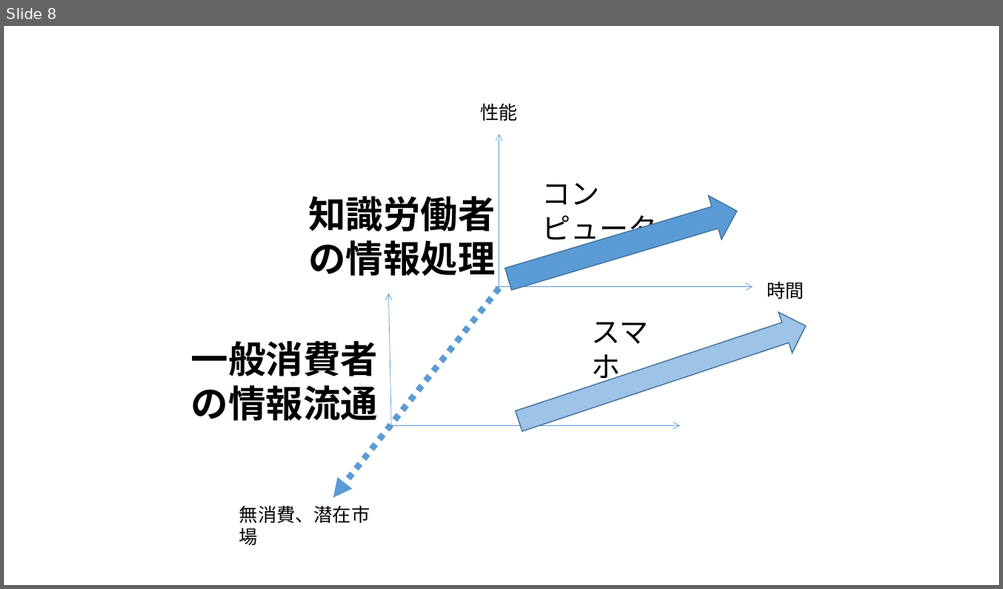
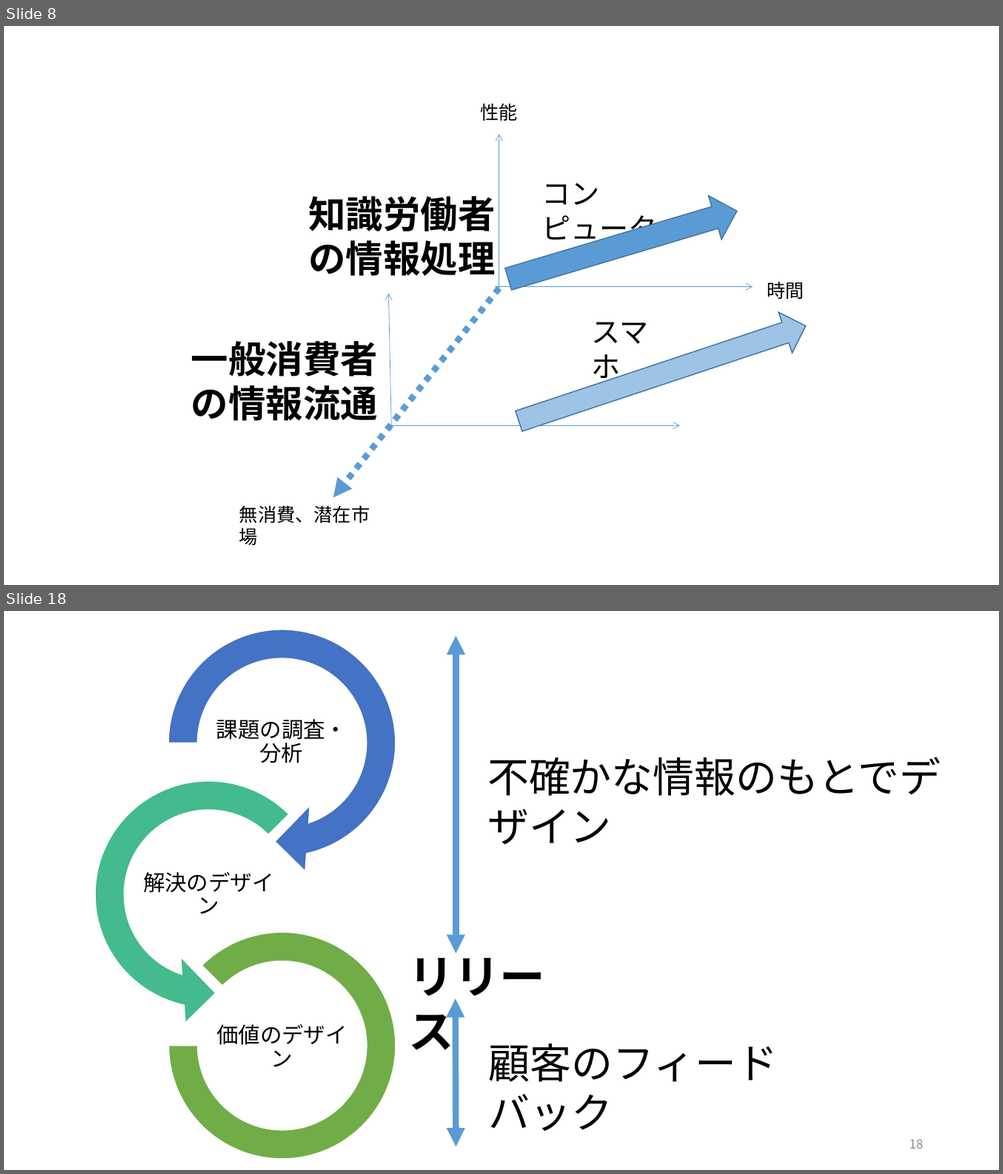
Before and after one commit to satoyoshiharu/innovation_design, a slide deck: figures.pptx. Shown one above the other, each under a label of ours: slide 8 before the commit, slides 8 and 18 after it; the slides between them are not shown. The pictures are 1003x589 and 1003x1174 pixels, drawn with LibreOffice and Linux fonts; fonts in the diff are those of the drawing. Boxes give left, top, right and bottom in pixels: in the first picture for what was removed or moved away, otherwise in the second. Text is boxed around its words. In the diff, an @@ line names an element or a change of style, - is before the commit and + after.

```diff
--- a/figures.pptx
+++ b/figures.pptx
@@ slide 18 added at (x1=4, y1=611, x2=999, y2=1170), background #FFFFFF @@
@@ double arrow added from (456, 635) to (456, 954), #5B9BD5 6 pt @@
@@ text added at (x1=487, y1=757, x2=941, y2=845), 40 pt, text #000000 @@
+不確かな情報のもとでデザイン
@@ text added at (x1=409, y1=947, x2=546, y2=1060), 44 pt, text #000000, bold @@
+リリース
@@ double arrow added from (455, 999) to (456, 1147), #5B9BD5 6 pt @@
@@ group added at (x1=77, y1=611, x2=415, y2=1159): 3 texts, 1 circular arrow, 1 left circular arrow, 1 arch (boxed as its full ring) @@
+課題の調査・分析
+解決のデザイン
+価値のデザイン
@@ text added at (x1=489, y1=1044, x2=778, y2=1131), 40 pt, text #000000 @@
+顧客のフィードバック
@@ page number added at (x1=909, y1=1139, x2=923, y2=1149), 12 pt, text #8C8C8C @@
+18
```
Also in this commit, not shown: 1 slide changed, 14 other slides added.
